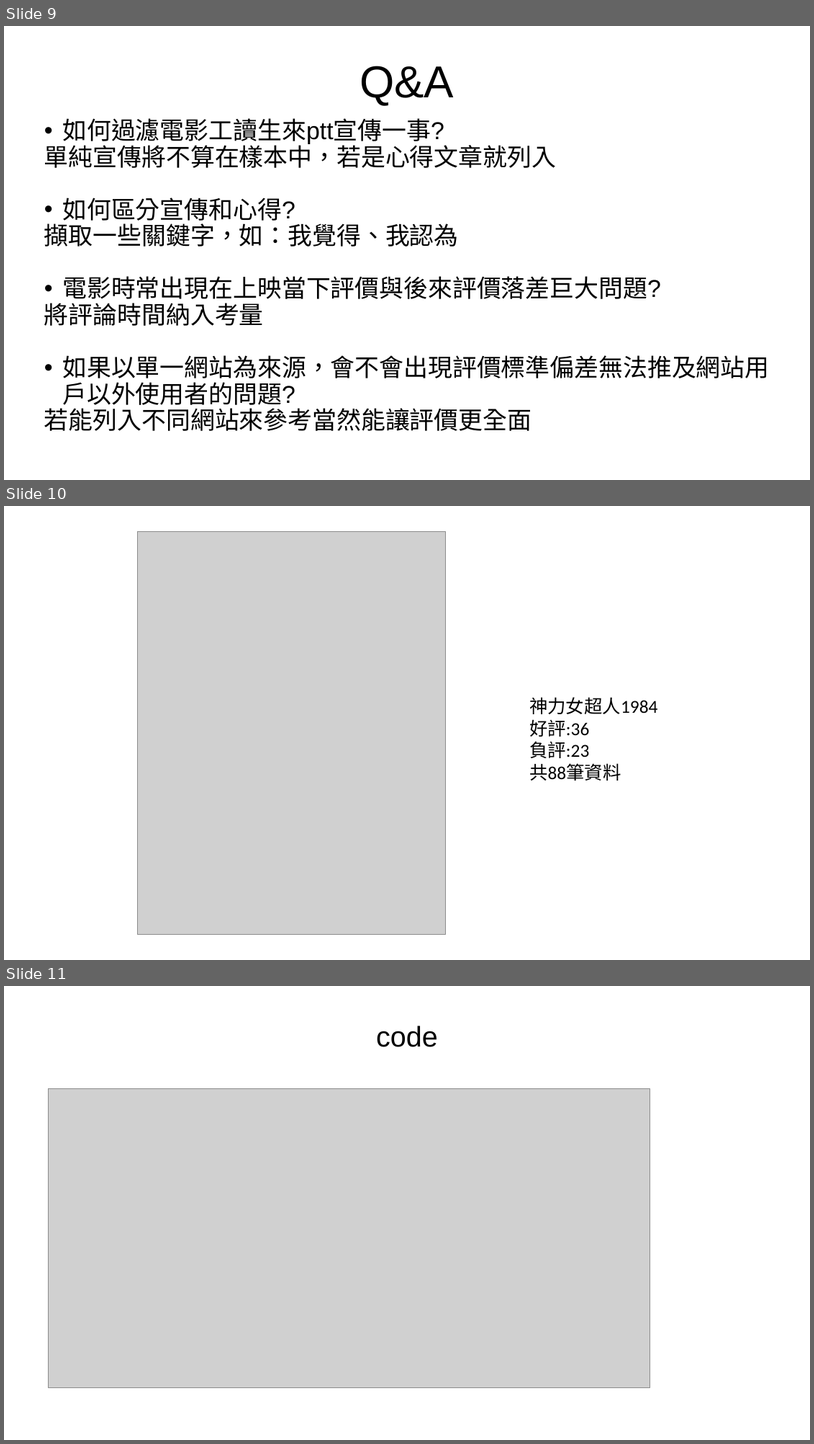
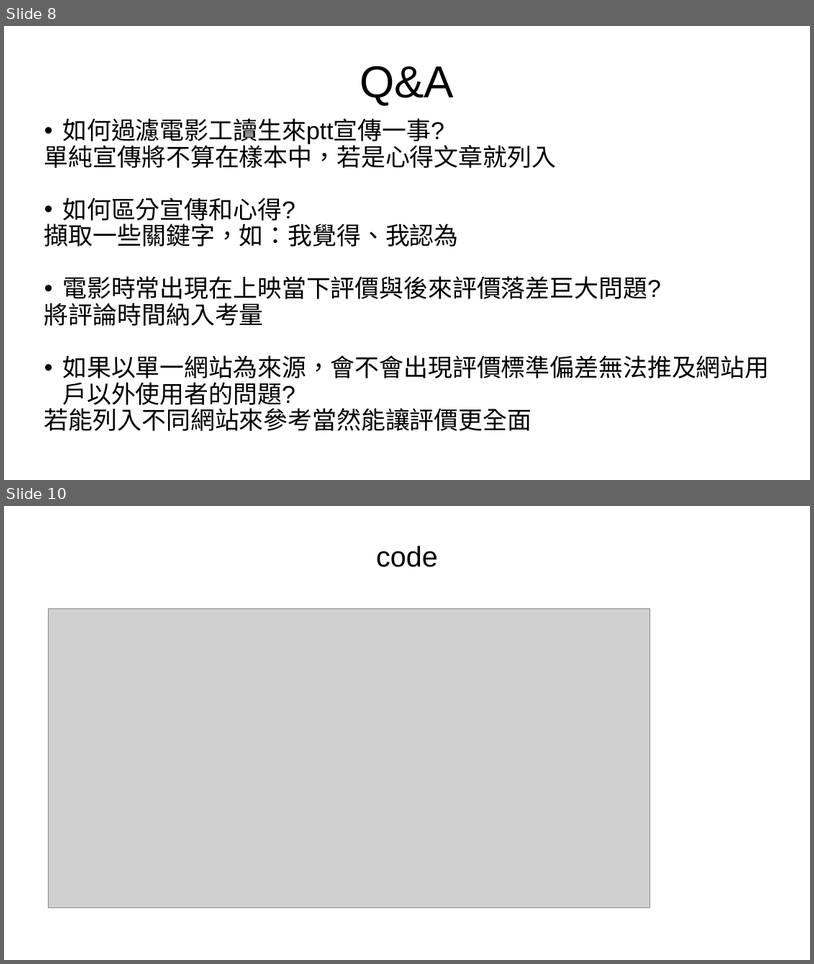
Before and after one commit to Zhao6021/NTNU_TextProcessing, a slide deck: potato.pptx. Shown one above the other, each under a label of ours: slides 9, 10 and 11 before the commit, slides 8 and 10 after it; the slides between them are not shown. The pictures are 814x1444 and 814x964 pixels, drawn with LibreOffice and Linux fonts; fonts in the diff are those of the drawing; grey boxes stand for pictures; background and template pictures are left out. Boxes give left, top, right and bottom in pixels: in the first picture for what was removed or moved away, otherwise in the second. Text is boxed around its words. In the diff, an @@ line names an element or a change of style, - is before the commit and + after.

```diff
--- a/potato.pptx
+++ b/potato.pptx
@@ slide 10 removed at (4,506,810,960), background picture (left out) @@
@@ picture removed at (138,532,446,935) @@
@@ text removed at (530,697,658,780) @@
-神力女超人1984
-好評:36
-負評:23
-共88筆資料
@@ what was slide 9 is now slide 8 @@
@@ what was slide 11 is now slide 10 @@
```
Also in this commit, not shown: 1 slide added, 4 other slides removed.
